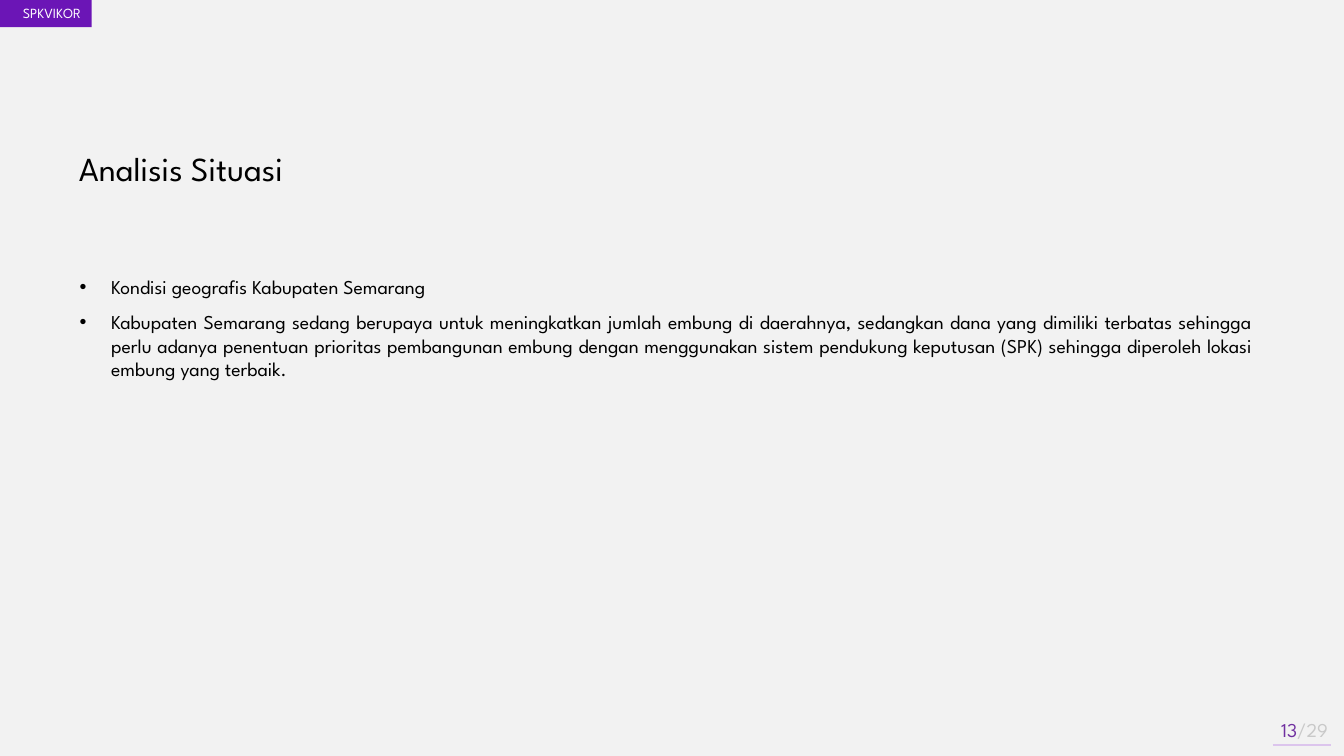
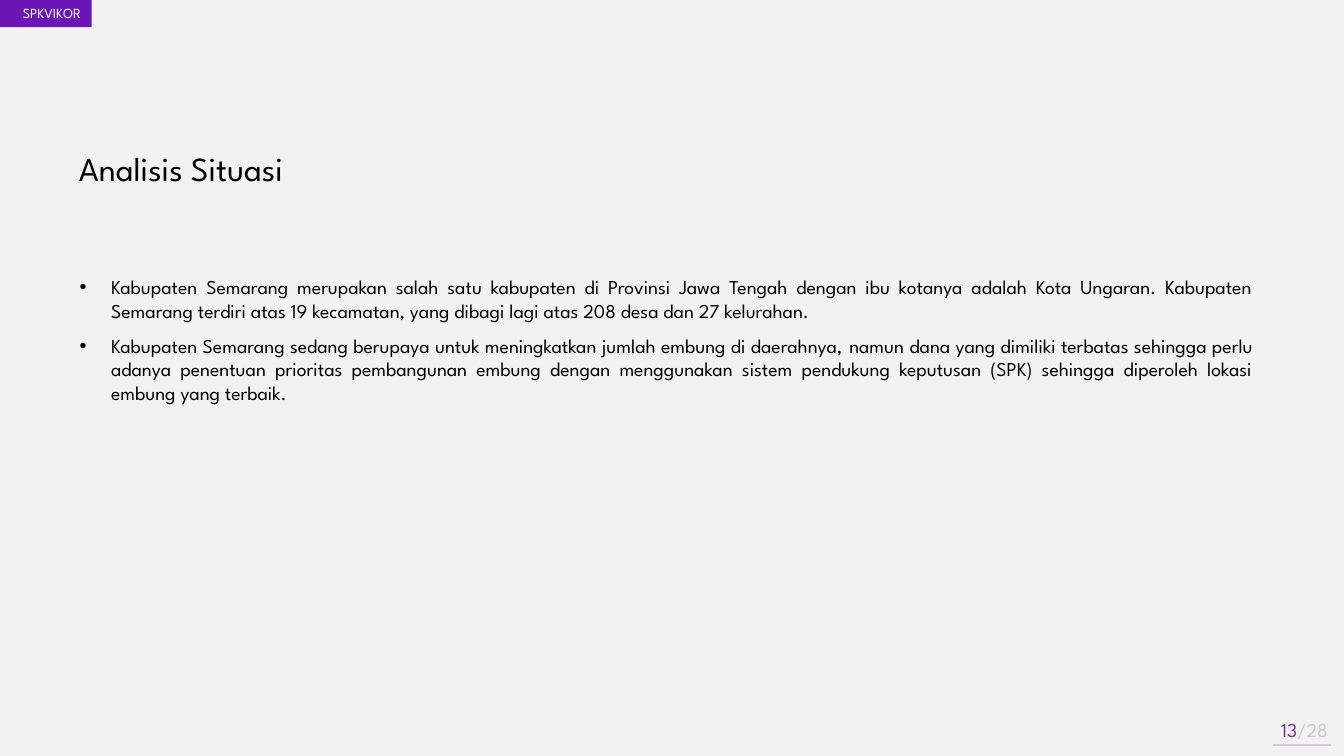
Before and after one commit to akhmadali7/TugasAkhir, a slide deck: slide 13 of PPT - TA - Akhmad Ali Sajidin - Sidang.pptx. Drawn at 1344x756 pixels with LibreOffice and Linux fonts; fonts in the diff are those of the drawing. Boxes give left, top, right and bottom in pixels: in the first picture for what was removed or moved away, otherwise in the second. Text is boxed around its words. In the diff, an @@ line names an element or a change of style, - is before the commit and + after.

```diff
--- a/PPT - TA - Akhmad Ali Sajidin - Sidang.pptx
+++ b/PPT - TA - Akhmad Ali Sajidin - Sidang.pptx
@@ text at <box>111,280,1253,405</box>: text changed @@
-• Kondisi geografis Kabupaten Semarang
-• Kabupaten Semarang sedang berupaya untuk meningkatkan jumlah embung di daerahnya, sedangkan dana yang dimiliki terbatas sehingga perlu adanya penentuan prioritas pembangunan embung dengan menggunakan sistem pendukung keputusan (SPK) sehingga diperoleh lokasi embung yang terbaik.
+• Kabupaten Semarang merupakan salah satu kabupaten di Provinsi Jawa Tengah dengan ibu kotanya adalah Kota Ungaran. Kabupaten Semarang terdiri atas 19 kecamatan, yang dibagi lagi atas 208 desa dan 27 kelurahan.
+• Kabupaten Semarang sedang berupaya untuk meningkatkan jumlah embung di daerahnya, namun dana yang dimiliki terbatas sehingga perlu adanya penentuan prioritas pembangunan embung dengan menggunakan sistem pendukung keputusan (SPK) sehingga diperoleh lokasi embung yang terbaik.
@@ page number at <box>1281,724,1328,737</box>: text changed @@
-13/29
+13/28
```
Also in this commit, not shown: 8 other slides changed, 19 other files.
